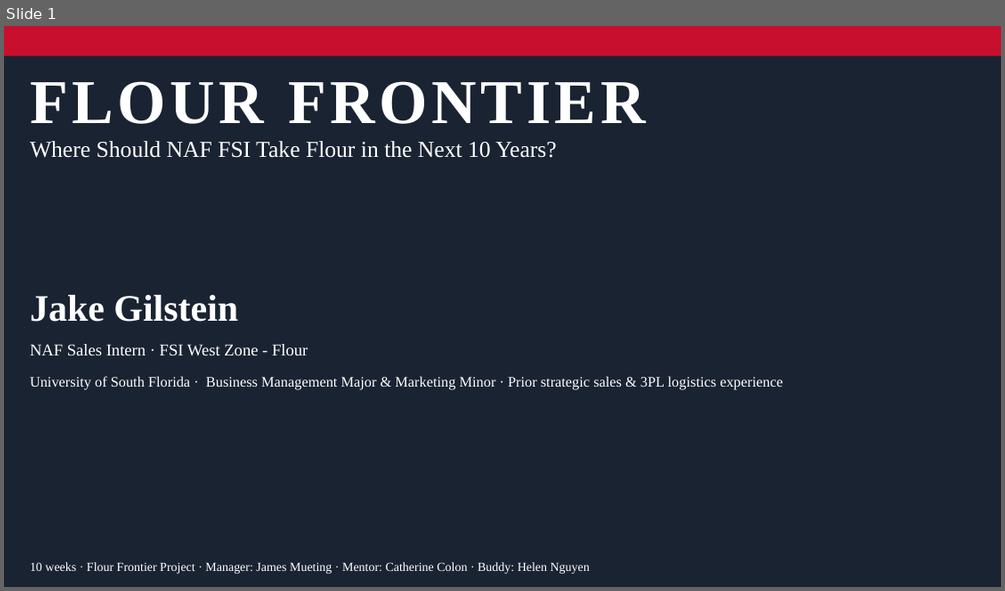
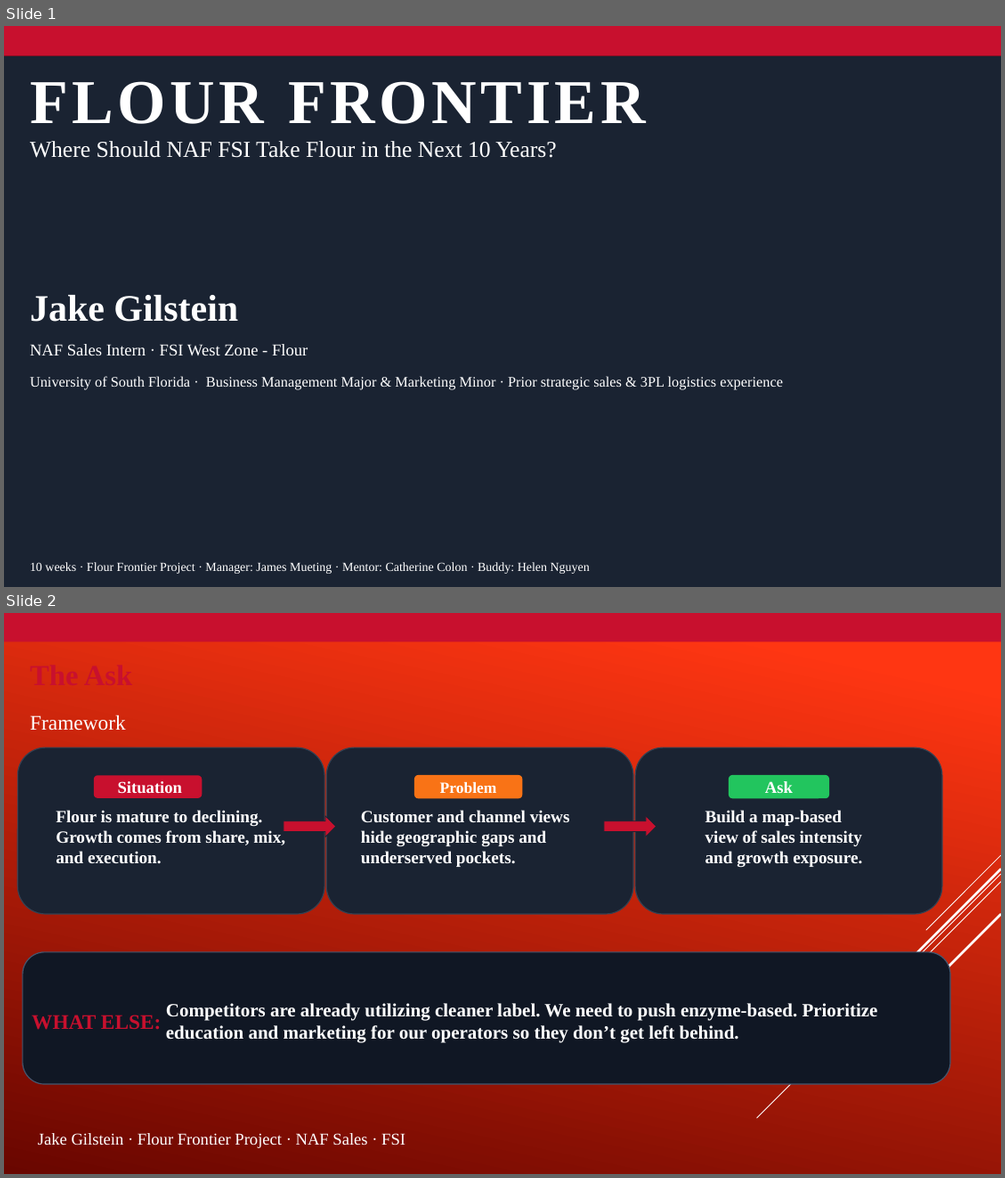
Before and after one commit to jgilstein/flour-frontier, a slide deck: Flour_Frontier_Final_Presentation.pptx. Shown one above the other, each under a label of ours: slide 1 before the commit, slides 1 and 2 after it. The pictures are 1005x591 and 1005x1178 pixels, drawn with LibreOffice and Linux fonts; fonts in the diff are those of the drawing; background and template pictures are left out. Boxes give left, top, right and bottom in pixels: in the first picture for what was removed or moved away, otherwise in the second. Text is boxed around its words. In the diff, an @@ line names an element or a change of style, - is before the commit and + after.

```diff
--- a/Flour_Frontier_Final_Presentation.pptx
+++ b/Flour_Frontier_Final_Presentation.pptx
@@ slide 2 added at (4,613,1001,1174), background picture (left out); not listed: 5 template elements that a slide beside it also shows @@
@@ rectangle added at (4,613,1001,633), fill #C8102E @@
@@ rectangle added at (4,613,1001,642), fill #C8102E @@
@@ text added at (23,653,525,695), 28 pt, text #C8102E, bold @@
+The Ask
@@ text added at (30,714,126,730), 20 pt, text #FFFFFF @@
+Framework
@@ rounded rectangle added at (17,747,324,914), fill #1A2332, outline #364152 1 pt @@
@@ rounded rectangle added at (326,747,633,914), fill #1A2332, outline #364152 1 pt @@
@@ rounded rectangle added at (635,747,942,914), fill #1A2332, outline #364152 1 pt @@
@@ rounded rectangle added at (94,775,202,798), fill #C8102E, 16 pt, text #FFFFFF, bold @@
+Situation
@@ rounded rectangle added at (414,775,523,798), fill #F97316, 15 pt, text #FFFFFF, bold @@
+Problem
@@ rounded rectangle added at (728,775,830,798), fill #22C55E, 16 pt, text #FFFFFF, bold @@
+Ask
@@ text added at (56,810,285,864), 16.5 pt, text #FFFFFF, bold @@
+Flour is mature to declining. Growth comes from share, mix, and execution.
@@ right arrow added at (283,816,336,836), fill #C8102E, outline #1A2332 0.75 pt @@
@@ text added at (361,810,570,867), 16.5 pt, text #FFFFFF, bold @@
+Customer and channel views hide geographic gaps and underserved pockets.
@@ right arrow added at (604,816,656,836), fill #C8102E, outline #1A2332 0.75 pt @@
@@ text added at (705,810,862,868), 16.5 pt, text #FFFFFF, bold @@
+Build a map-based view of sales intensity and growth exposure.
@@ rounded rectangle added at (23,952,951,1083), fill #101724, outline #46566E 1 pt @@
@@ text added at (166,1003,878,1043), 18 pt, text #FFFFFF, bold @@
+Competitors are already utilizing cleaner label. We need to push enzyme-based. Prioritize education and marketing for our operators so they don’t get left behind.
@@ text added at (32,1014,162,1030), 20 pt, text #C8102E, bold @@
+WHAT ELSE:
@@ text added at (38,1133,405,1148), 16 pt, text #FFFFFF @@
+Jake Gilstein · Flour Frontier Project · NAF Sales · FSI
```
Also in this commit, not shown: 12 other slides added, 4 slides removed, 3 other files.
